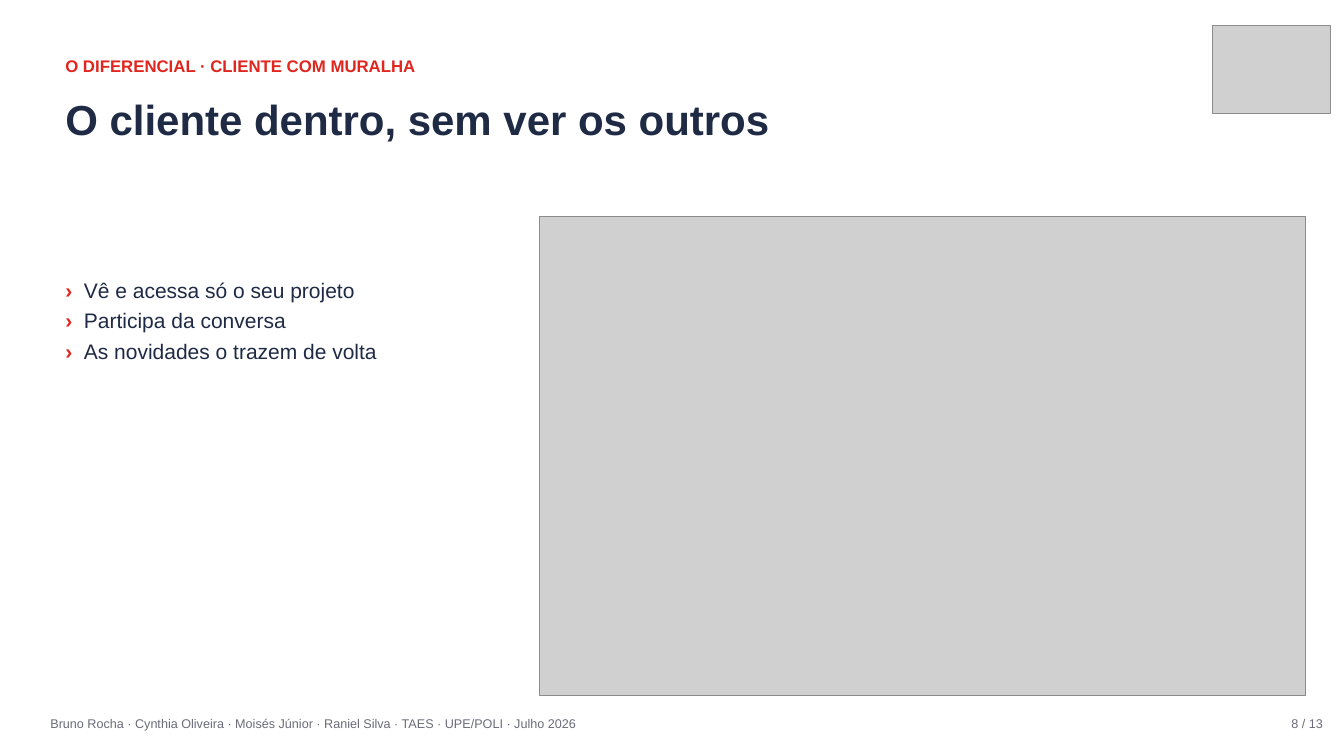
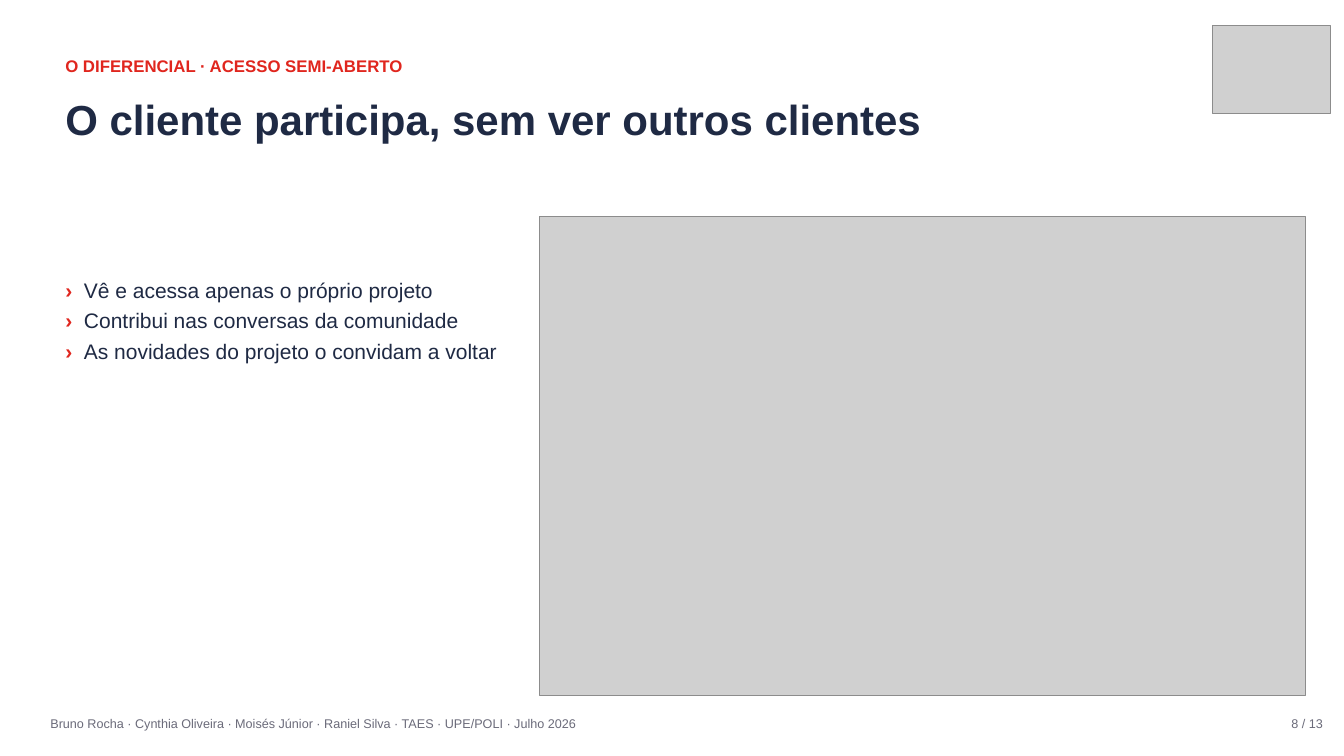
Before and after one commit to raniel90/obione, a slide deck: slide 8 of atividades/apresentacoes/ObiOne_Apresentacao_Final.pptx. Drawn at 1344x756 pixels with LibreOffice and Linux fonts; fonts in the diff are those of the drawing; grey boxes stand for pictures. Boxes give left, top, right and bottom in pixels: in the first picture for what was removed or moved away, otherwise in the second. Text is boxed around its words. In the diff, an @@ line names an element or a change of style, - is before the commit and + after.

```diff
--- a/atividades/apresentacoes/ObiOne_Apresentacao_Final.pptx
+++ b/atividades/apresentacoes/ObiOne_Apresentacao_Final.pptx
@@ text at [65,60,402,72]: text changed @@
-O DIFERENCIAL · CLIENTE COM MURALHA
+O DIFERENCIAL · ACESSO SEMI-ABERTO
@@ text at [65,104,921,144]: text changed @@
-O cliente dentro, sem ver os outros
+O cliente participa, sem ver outros clientes
@@ text at [84,282,496,364]: text changed @@
-› Vê e acessa só o seu projeto
-› Participa da conversa
-› As novidades o trazem de volta
+› Vê e acessa apenas o próprio projeto
+› Contribui nas conversas da comunidade
+› As novidades do projeto o convidam a voltar
```
Also in this commit, not shown: 9 other slides changed, 1 other file.
